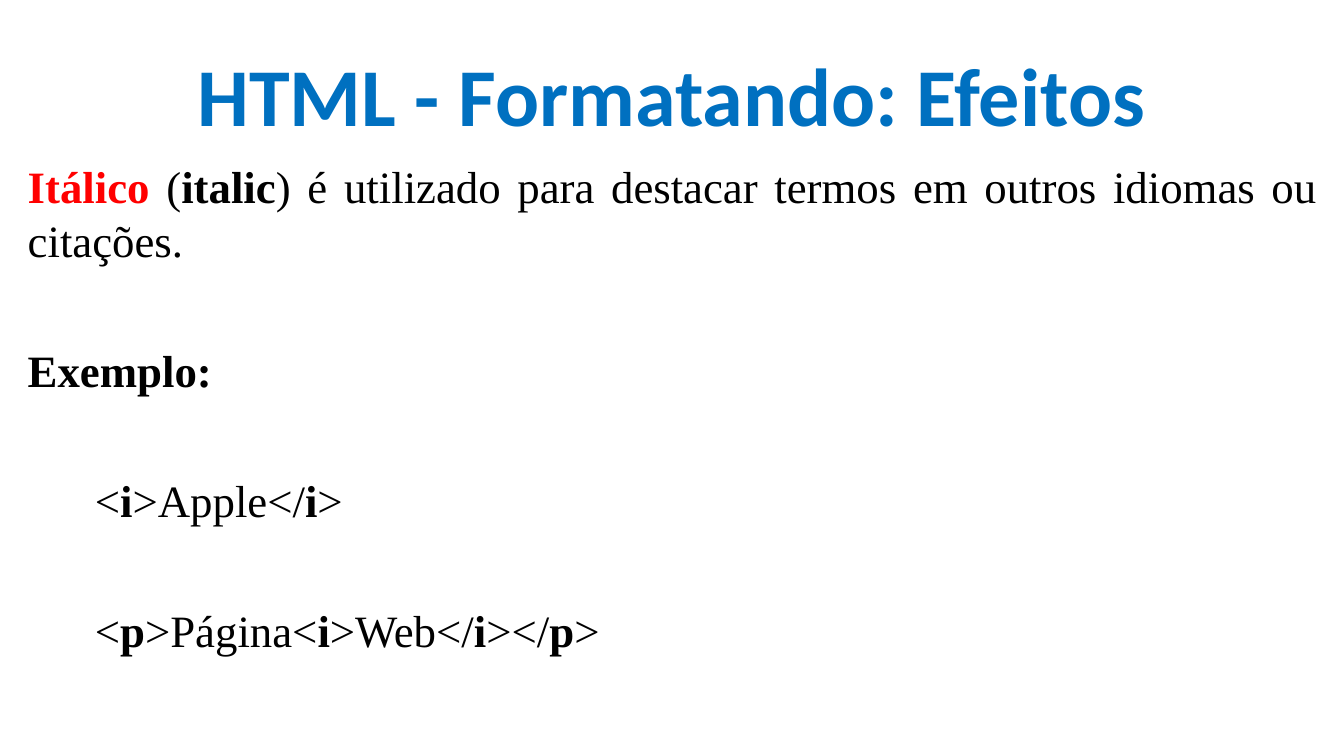
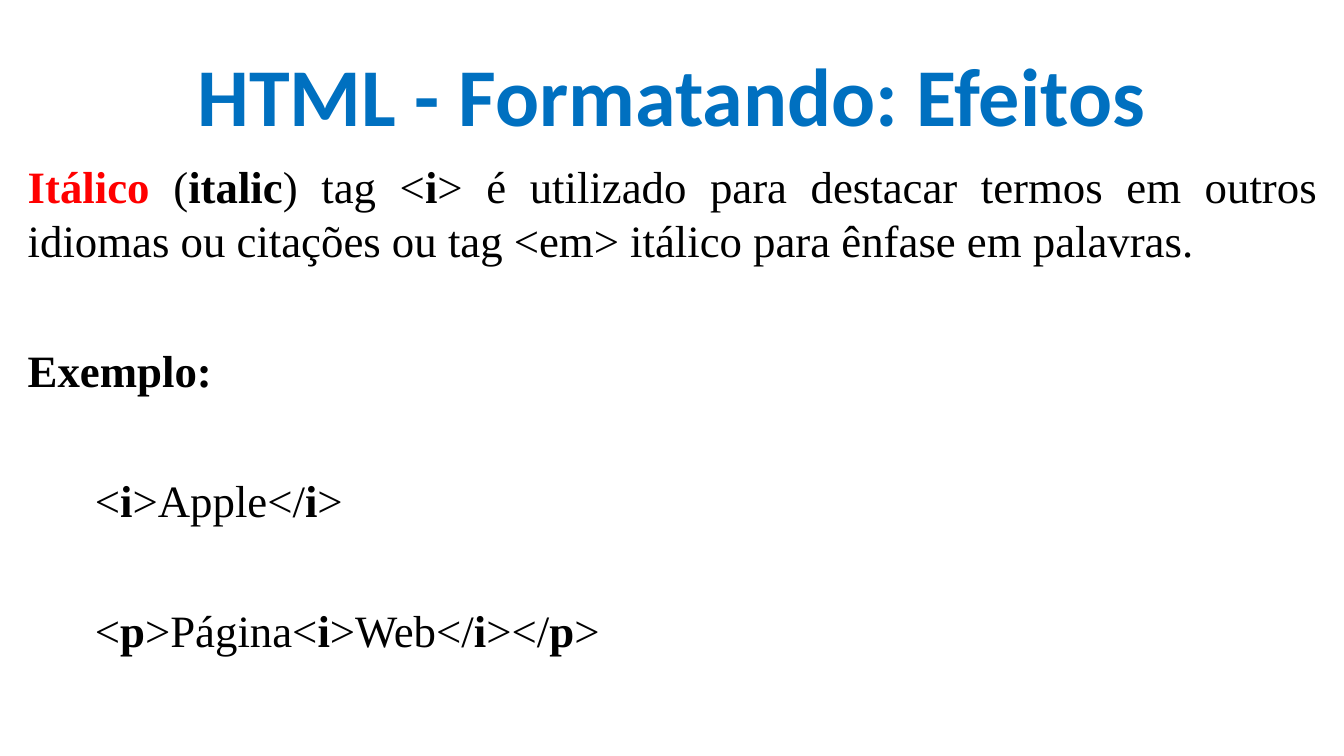
Before and after one commit to CloudEducationBrazil/WydenDesenvolvimentoWebPHP, a slide deck: slide 6 of 01 Classes/Aula 03 Desenvolvimento Web - HTML.pptx. Drawn at 1344x756 pixels with LibreOffice and Linux fonts; fonts in the diff are those of the drawing; background and template pictures are left out. Boxes give left, top, right and bottom in pixels: in the first picture for what was removed or moved away, otherwise in the second. Text is boxed around its words. In the diff, an @@ line names an element or a change of style, - is before the commit and + after.

Commit message:
Aulas HTML - Atualização

```diff
--- a/01 Classes/Aula 03 Desenvolvimento Web - HTML.pptx
+++ b/01 Classes/Aula 03 Desenvolvimento Web - HTML.pptx
@@ text at (x1=28, y1=171, x2=1317, y2=267): text changed @@
-Itálico (italic) é utilizado para destacar termos em outros idiomas ou citações.
+Itálico (italic) tag <i> é utilizado para destacar termos em outros idiomas ou citações ou tag <em> itálico para ênfase em palavras.
```
Also in this commit, not shown: 1 other file.
